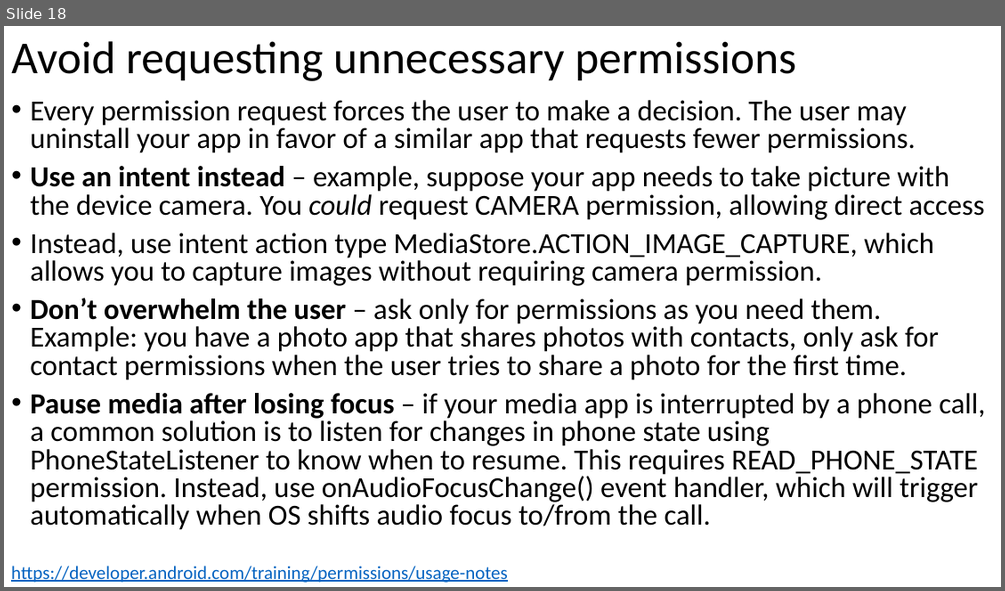
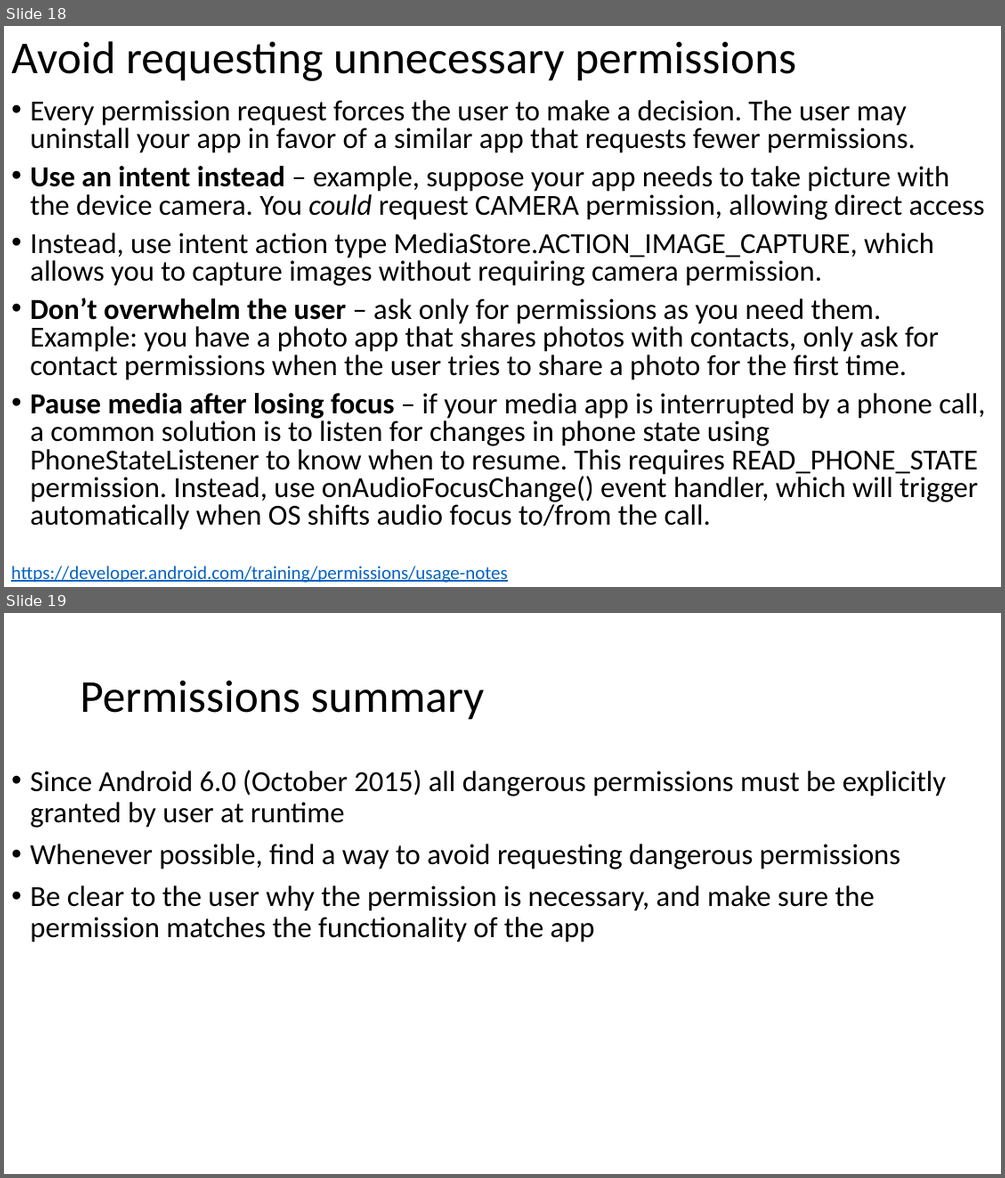
Before and after one commit to russellu/cs230, a slide deck: Lecture_07.pptx. Shown one above the other, each under a label of ours: slide 18 before the commit, slides 18 and 19 after it. The pictures are 1005x591 and 1005x1178 pixels, drawn with LibreOffice and Linux fonts; fonts in the diff are those of the drawing. Boxes give left, top, right and bottom in pixels: in the first picture for what was removed or moved away, otherwise in the second. Text is boxed around its words. In the diff, an @@ line names an element or a change of style, - is before the commit and + after.

Commit message:
add

```diff
--- a/Lecture_07.pptx
+++ b/Lecture_07.pptx
@@ slide 19 added at (4,613,1001,1174), background #FFFFFF @@
@@ title added at (80,680,485,720), 44 pt, text #000000 @@
+Permissions summary
@@ text added at (30,770,946,942), 28 pt, text #000000 @@
+• Since Android 6.0 (October 2015) all dangerous permissions must be explicitly granted by user at runtime
+• Whenever possible, find a way to avoid requesting dangerous permissions
+• Be clear to the user why the permission is necessary, and make sure the permission matches the functionality of the app
```
